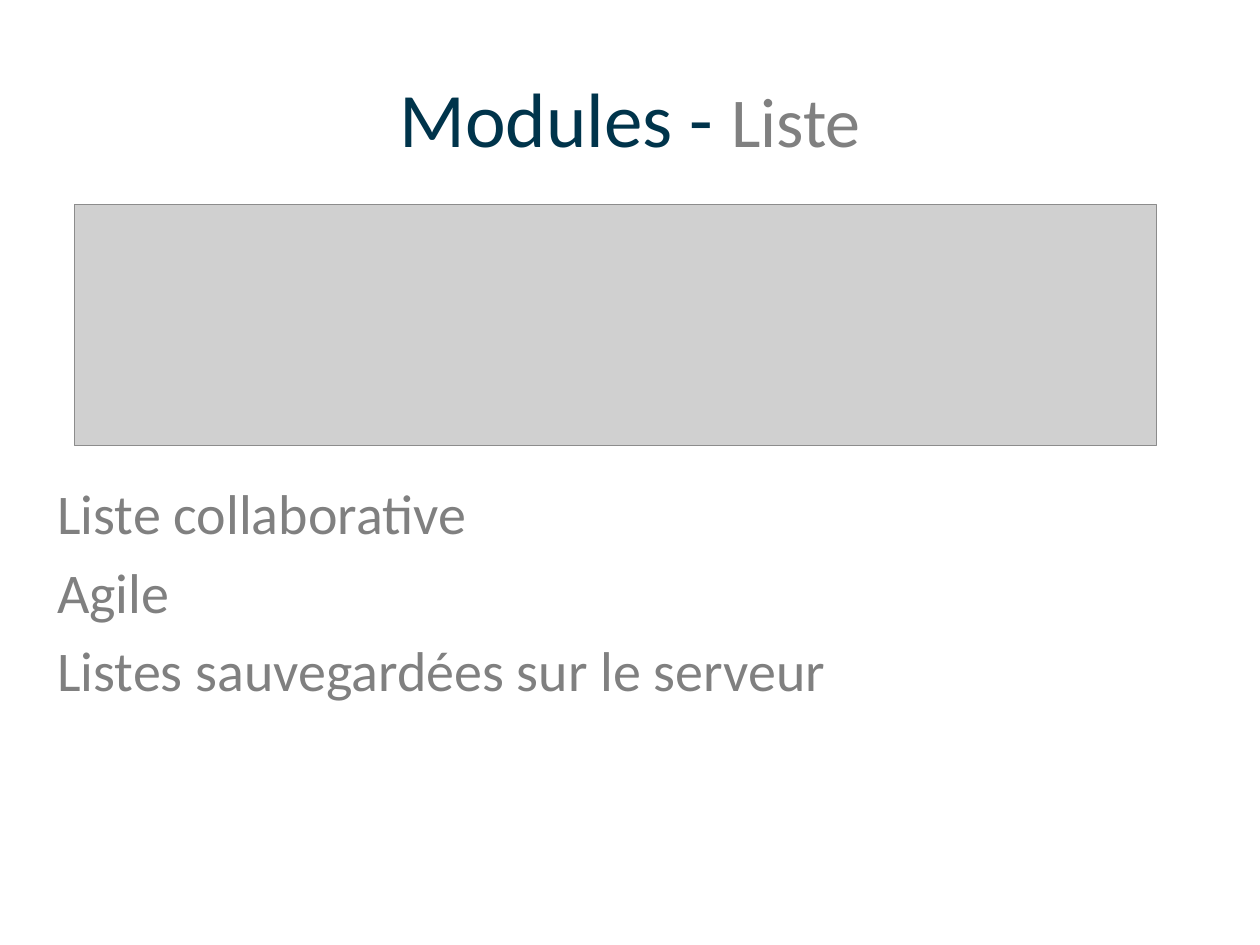
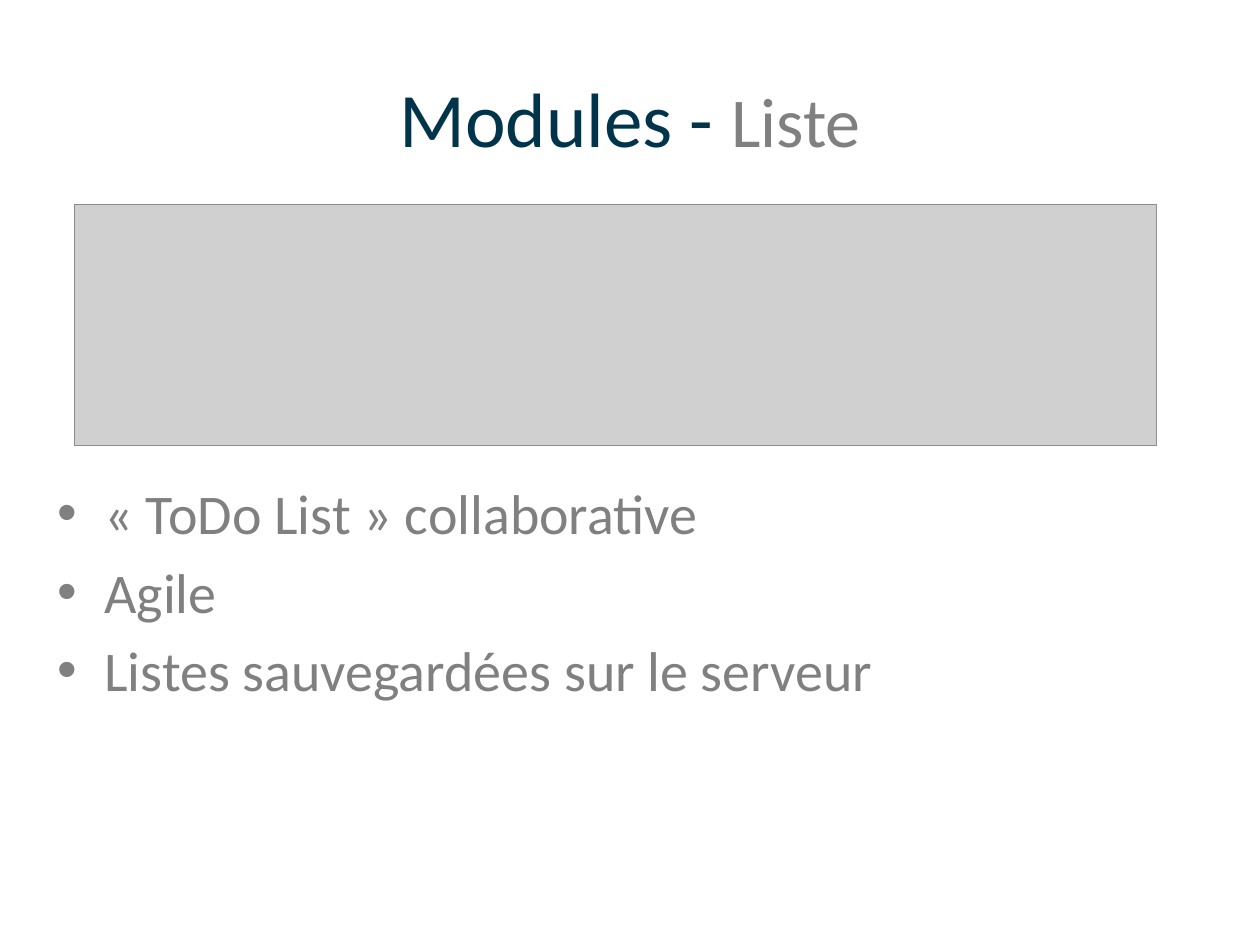
Before and after one commit to CuinierLena/OnlineSynergy, a slide deck: slide 5 of Présentation/Présentation.pptx. Drawn at 1260x945 pixels with LibreOffice and Linux fonts; fonts in the diff are those of the drawing; grey boxes stand for pictures; background and template pictures are left out. Boxes give left, top, right and bottom in pixels: in the first picture for what was removed or moved away, otherwise in the second. Text is boxed around its words. In the diff, an @@ line names an element or a change of style, - is before the commit and + after.

```diff
--- a/Présentation/Présentation.pptx
+++ b/Présentation/Présentation.pptx
@@ text at [146, 495, 698, 535]: text changed @@
-Liste collaborative
+• « ToDo List » collaborative
@@ text at [104, 574, 872, 701]: bullet none to • @@
```
Also in this commit, not shown: 7 other slides changed.
